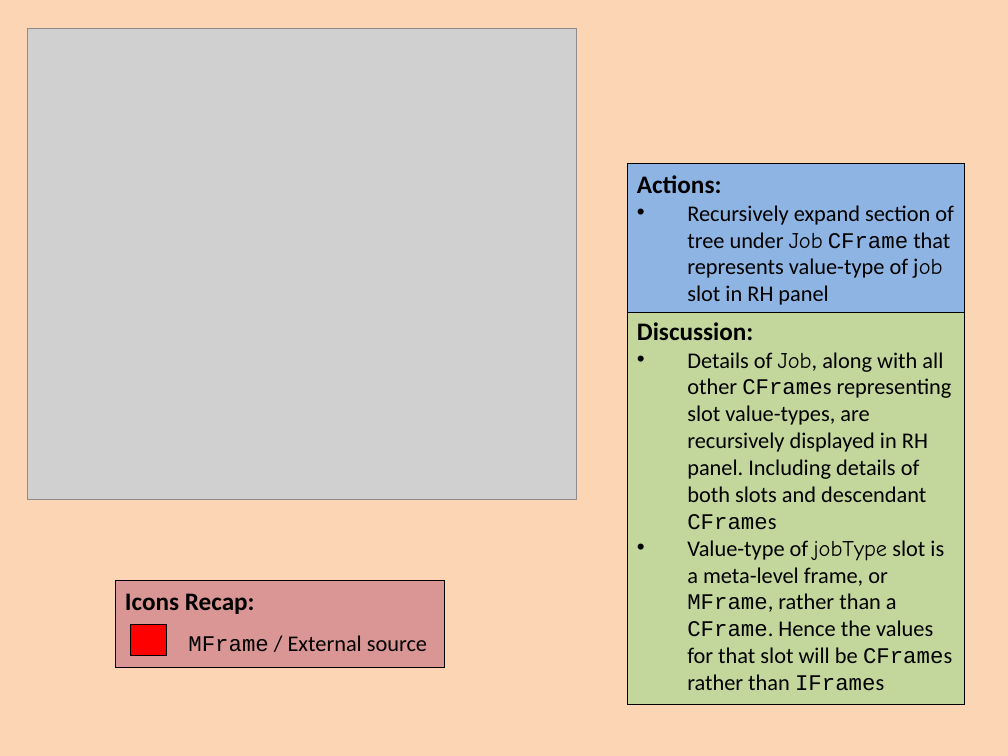
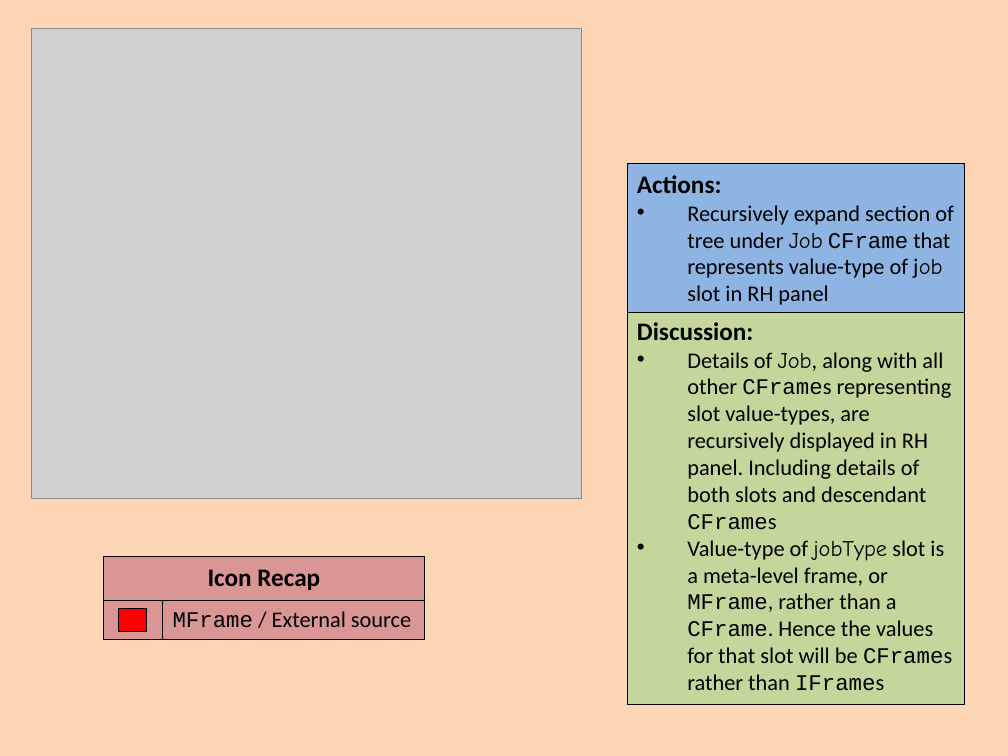
Before and after one commit to colin-puleston/mekon-hobo, a slide deck: slide 18 of docs/MEKON-HOBO Introductory Tutorial.pptx (slide 16 before the commit). Drawn at 1008x756 pixels with LibreOffice and Linux fonts; fonts in the diff are those of the drawing; grey boxes stand for pictures. Boxes give left, top, right and bottom in pixels: in the first picture for what was removed or moved away, otherwise in the second. Text is boxed around its words. In the diff, an @@ line names an element or a change of style, - is before the commit and + after.

```diff
--- a/docs/MEKON-HOBO Introductory Tutorial.pptx
+++ b/docs/MEKON-HOBO Introductory Tutorial.pptx
@@ picture: place and size @@
-picture at (28,29,577,500)
+picture at (31,29,581,499)
@@ rectangle "Icon Recap": place and size @@
-rectangle "Icon Recap" at (115,581,445,668)
+rectangle "Icon Recap" at (103,556,424,640)
@@ text in rectangle at (208,569,320,590): text changed @@
-Icons Recap:
+Icon Recap
@@ rectangle added at (103,600,162,639), outline #000000 0.75 pt @@
@@ rectangle: place and size @@
-rectangle at (131,624,166,655)
+rectangle at (119,608,147,632)
@@ rectangle "MFrame / External source": place and size @@
-rectangle "MFrame / External source" at (188,635,427,652)
+rectangle "MFrame / External source" at (162,600,424,639)
@@ rectangle "MFrame / External source" at (162,600,424,639): outline none to #000000 0.75 pt @@
```
Also in this commit, not shown: 23 other slides changed, 3 slides added.
